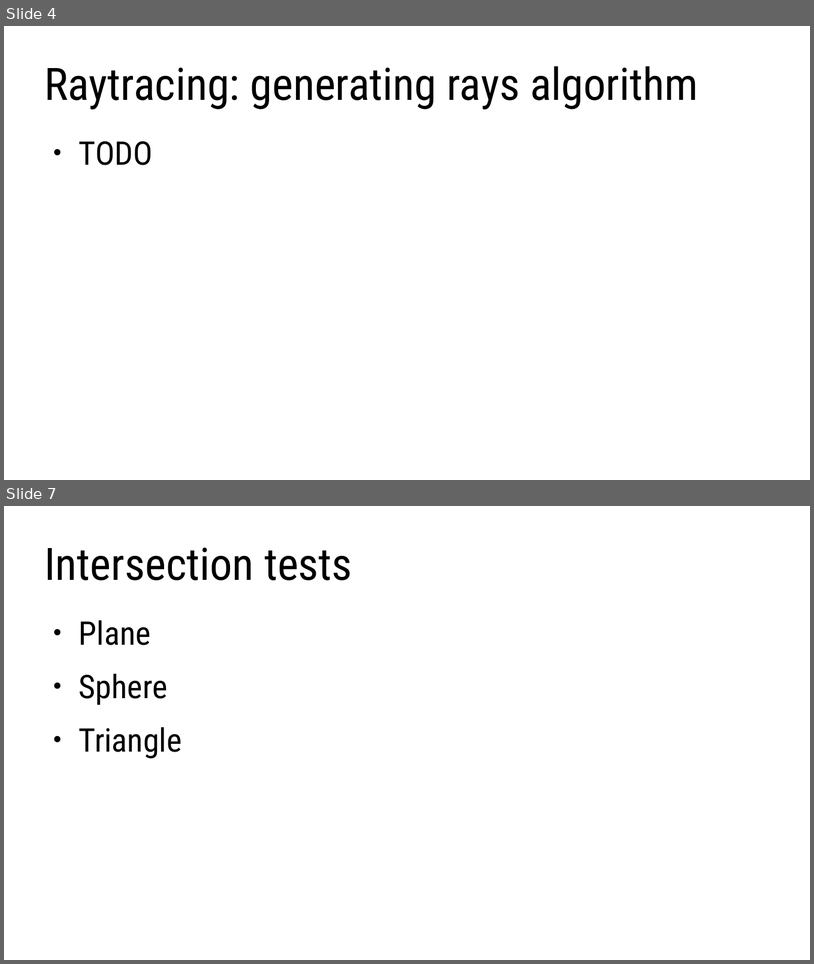
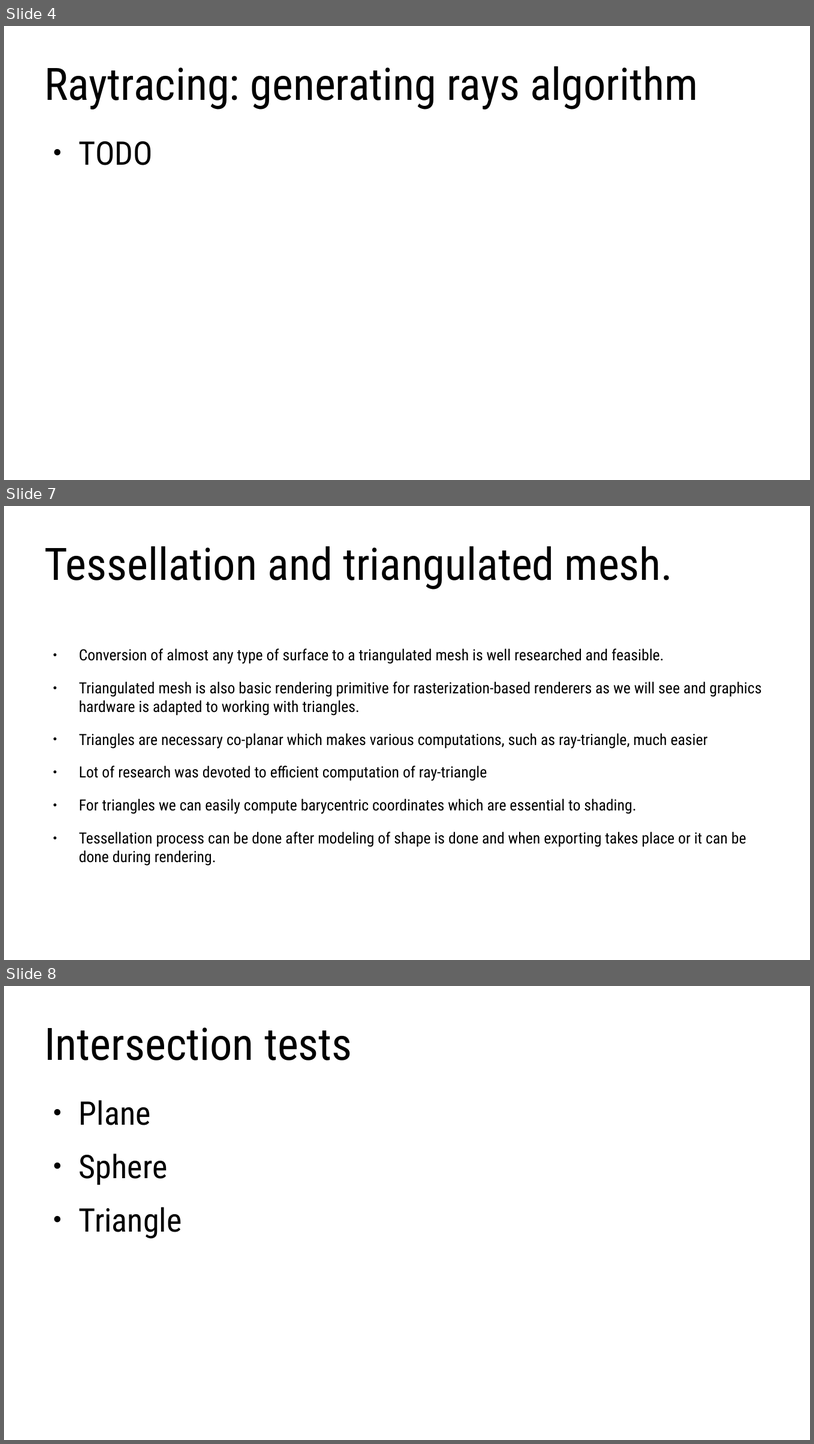
Before and after one commit to lorentzo/IntroductionToComputerGraphics, a slide deck: lectures/foundations_rendering/foundations_raytracing.odp. Shown one above the other, each under a label of ours: slides 4 and 7 before the commit, slides 4, 7 and 8 after it; the slides between them are not shown. The pictures are 814x964 and 814x1444 pixels, drawn with LibreOffice and Linux fonts; fonts in the diff are those of the drawing. Boxes give left, top, right and bottom in pixels: in the first picture for what was removed or moved away, otherwise in the second. Text is boxed around its words. In the diff, an @@ line names an element or a change of style, - is before the commit and + after.

Commit message:
3d scene and rendering foundations

```diff
--- a/lectures/foundations_rendering/foundations_raytracing.odp
+++ b/lectures/foundations_rendering/foundations_raytracing.odp
@@ slide 7 added at [4, 506, 810, 960], background #FFFFFF @@
@@ title added at [44, 546, 673, 589], 44 pt, text #000000 @@
+Tessellation and triangulated mesh.
@@ text added at [79, 648, 762, 865], 15.2 pt, text #000000 @@
+● Conversion of almost any type of surface to a triangulated mesh is well researched and feasible.
+● Triangulated mesh is also basic rendering primitive for rasterization-based renderers as we will see and graphics hardware is adapted to working with triangles.
+● Triangles are necessary co-planar which makes various computations, such as ray-triangle, much easier
+● Lot of research was devoted to efficient computation of ray-triangle
+● For triangles we can easily compute barycentric coordinates which are essential to shading.
+● Tessellation process can be done after modeling of shape is done and when exporting takes place or it can be done during rendering.
@@ what was slide 7 is now slide 8 @@
```
Also in this commit, not shown: 6 slides changed, 5 other slides added, 1 slide removed, 2 other files.
